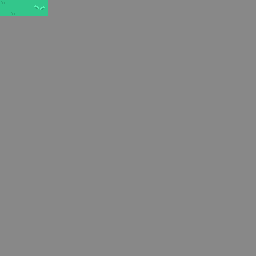
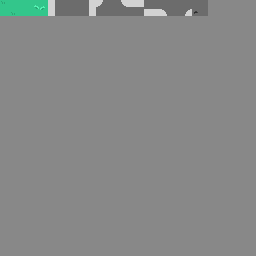
Two versions of the same layered image (256 × 256). Layer-by-layer changes:
painted on "Paint Layer 3" over 48, 0, 208, 16
